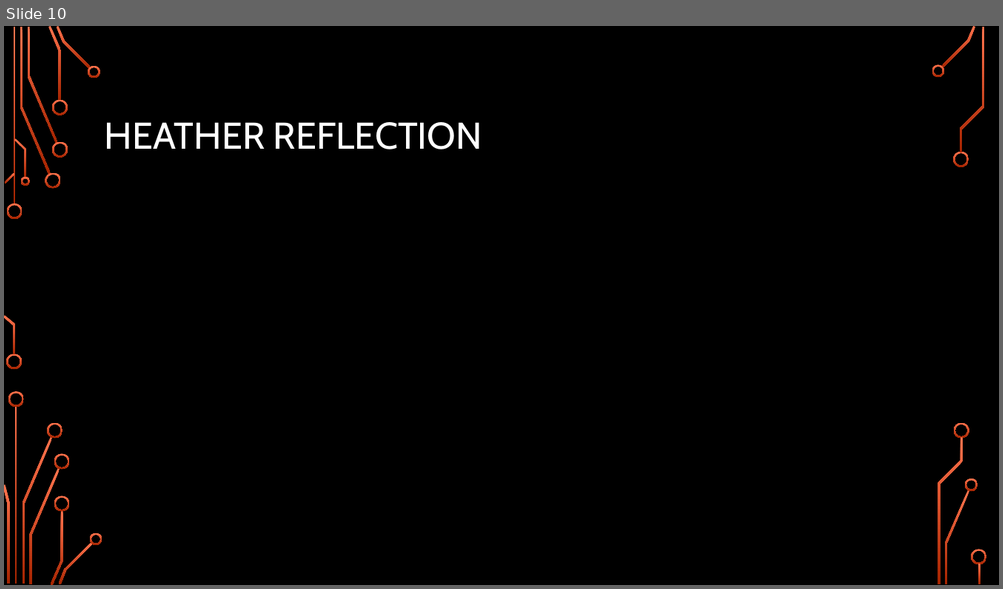
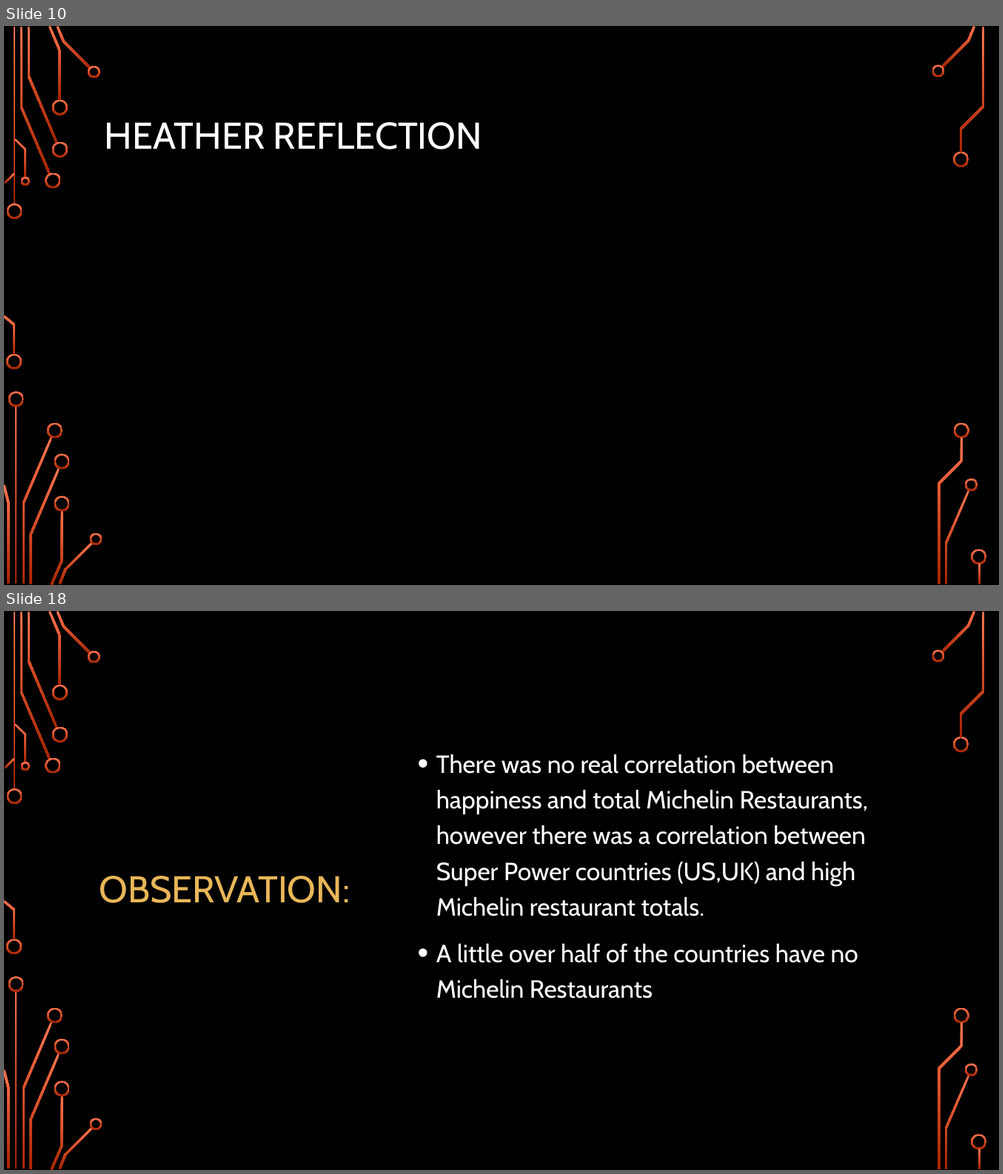
Before and after one commit to HBarker74582/Hap-Py, a slide deck: The Dimensions of Happiness.pptx. Shown one above the other, each under a label of ours: slide 10 before the commit, slides 10 and 18 after it; the slides between them are not shown. The pictures are 1003x589 and 1003x1174 pixels, drawn with LibreOffice and Linux fonts; fonts in the diff are those of the drawing; background and template pictures are left out. Boxes give left, top, right and bottom in pixels: in the first picture for what was removed or moved away, otherwise in the second. Text is boxed around its words. In the diff, an @@ line names an element or a change of style, - is before the commit and + after.

```diff
--- a/The Dimensions of Happiness.pptx
+++ b/The Dimensions of Happiness.pptx
@@ slide 18 added at (x1=4, y1=611, x2=999, y2=1170), background picture (left out); not listed: 36 template elements that a slide beside it also shows @@
@@ text added at (x1=436, y1=754, x2=868, y2=999), 24 pt, text #FFFFFF @@
+• There was no real correlation between happiness and total Michelin Restaurants, however there was a correlation between Super Power countries (US,UK) and high Michelin restaurant totals.
+• A little over half of the countries have no Michelin Restaurants
@@ title added at (x1=99, y1=876, x2=350, y2=903), 36 pt, text #E9B758 @@
+OBSERVATION:
```
Also in this commit, not shown: 10 other slides added, 4 other files.
